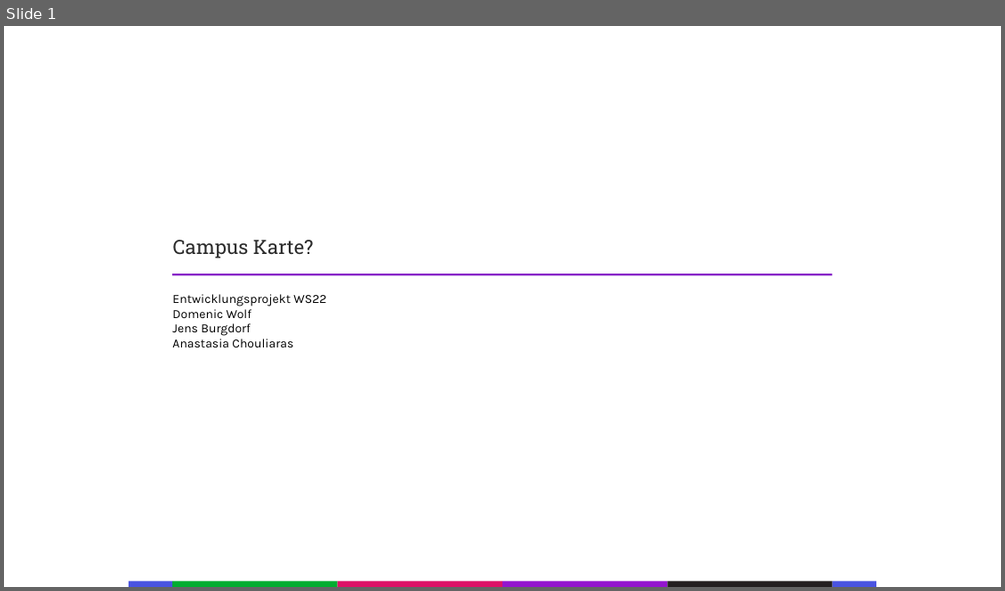
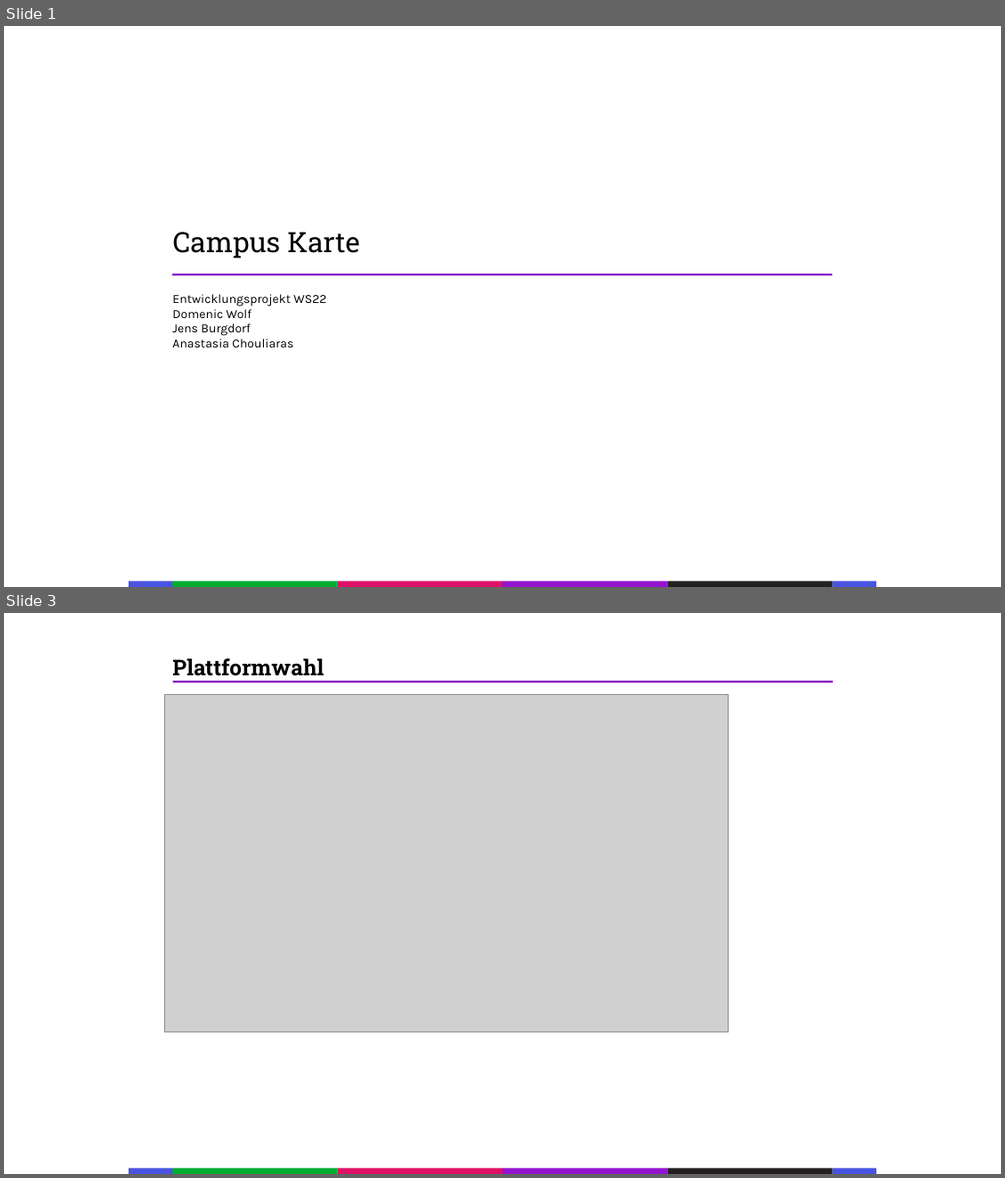
Before and after one commit to Splashpixx/EPW2122ChouliarasBurgdorfWolf, a slide deck: Audit-1/Audit 1.pptx. Shown one above the other, each under a label of ours: slide 1 before the commit, slides 1 and 3 after it; the slides between them are not shown. The pictures are 1005x591 and 1005x1178 pixels, drawn with LibreOffice and Linux fonts; fonts in the diff are those of the drawing; grey boxes stand for pictures. Boxes give left, top, right and bottom in pixels: in the first picture for what was removed or moved away, otherwise in the second. Text is boxed around its words. In the diff, an @@ line names an element or a change of style, - is before the commit and + after.

```diff
--- a/Audit-1/Audit 1.pptx
+++ b/Audit-1/Audit 1.pptx
@@ slide 3 added at [4,613,1001,1174], background #FFFFFF @@
@@ text added at [172,658,324,676], 21 pt, text #000000, bold @@
+Plattformwahl
@@ line added from (173, 682) to (833, 682), #8723C7 2 pt @@
@@ picture added at [165,695,728,1032] @@
@@ group added at [129,1167,877,1174]: 6 rectangles @@
@@ slide 1 changed as well @@
@@ text at [173,232,360,258]: text changed; size 19 to 27 pt; text colour #2B2B2B to #000000 @@
-Campus Karte?
+Campus Karte
```
Also in this commit, not shown: 4 other slides added, 3 slides removed, 5 other files.
